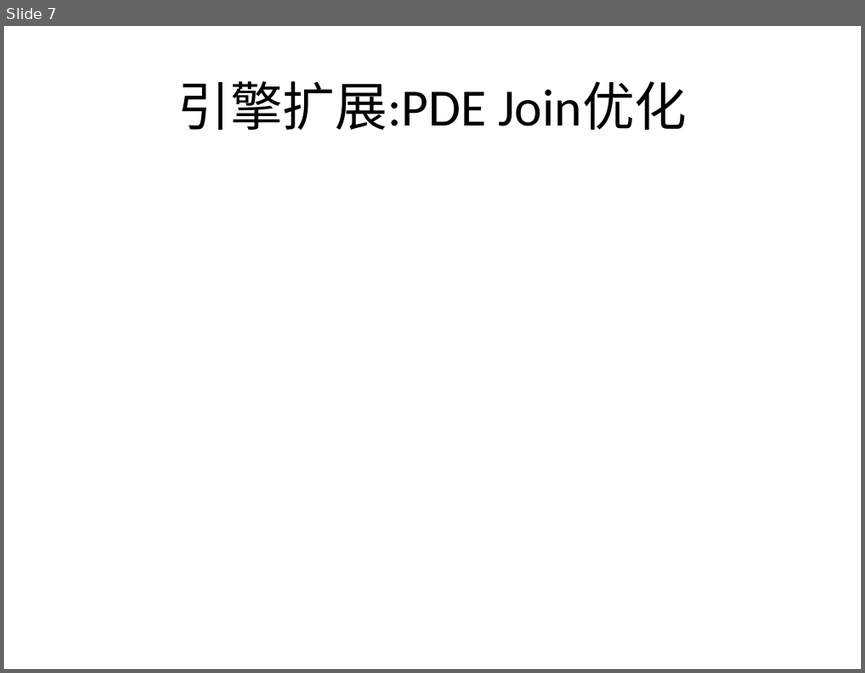
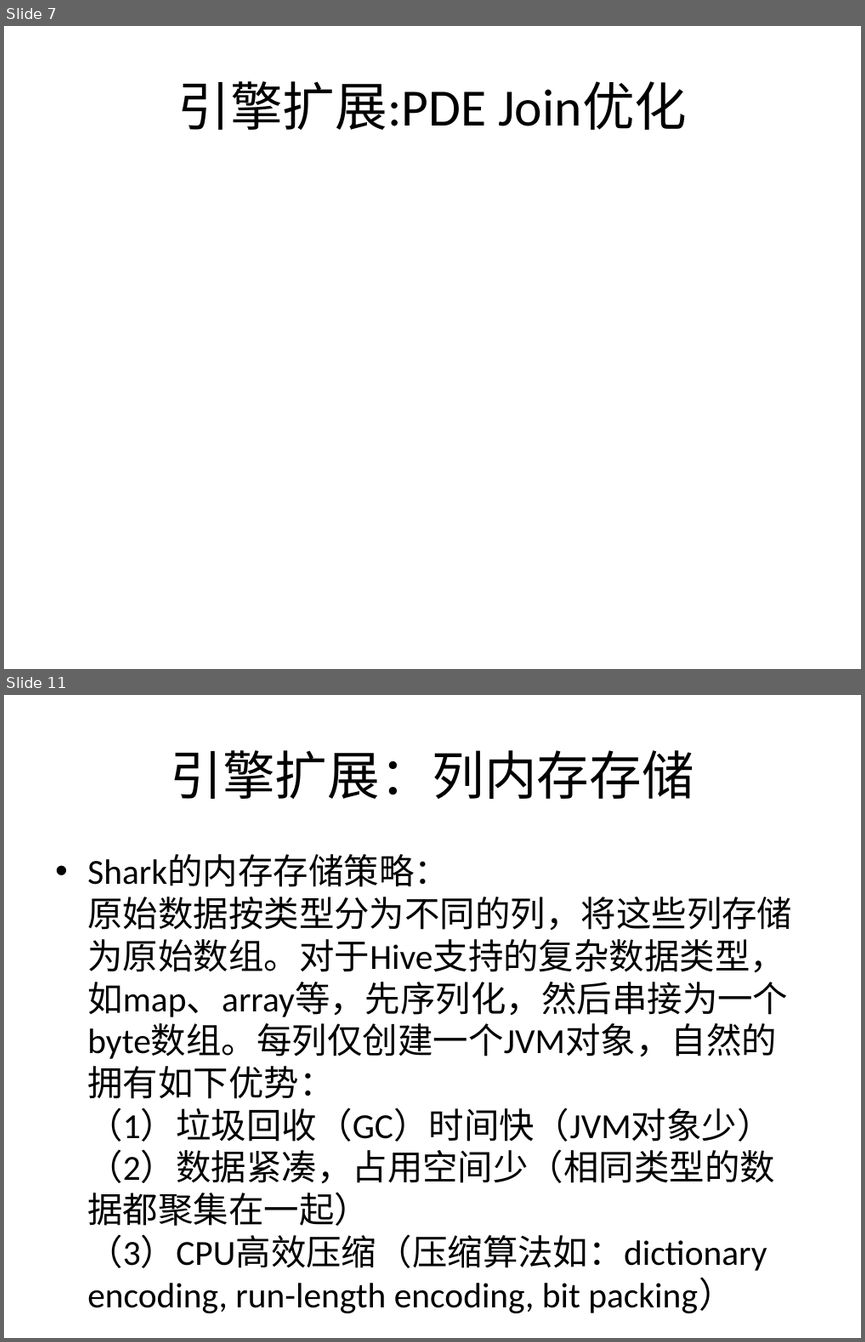
Before and after one commit to wuxingdexian/seminar, a slide deck: shark.pptx. Shown one above the other, each under a label of ours: slide 7 before the commit, slides 7 and 11 after it; the slides between them are not shown. The pictures are 865x673 and 865x1342 pixels, drawn with LibreOffice and Linux fonts; fonts in the diff are those of the drawing. Boxes give left, top, right and bottom in pixels: in the first picture for what was removed or moved away, otherwise in the second. Text is boxed around its words. In the diff, an @@ line names an element or a change of style, - is before the commit and + after.

```diff
--- a/shark.pptx
+++ b/shark.pptx
@@ slide 11 added at <box>4,695,861,1338</box>, background #FFFFFF @@
@@ title added at <box>171,750,694,799</box>, 44 pt, text #000000 @@
+引擎扩展：列内存存储
@@ text added at <box>87,855,792,1270</box>, 29.6 pt, text #000000 @@
+• Shark的内存存储策略：
+  原始数据按类型分为不同的列，将这些列存储为原始数组。对于Hive支持的复杂数据类型，如map、array等，先序列化，然后串接为一个byte数组。每列仅创建一个JVM对象，自然的拥有如下优势：
+  （1）垃圾回收（GC）时间快（JVM对象少）
+  （2）数据紧凑，占用空间少（相同类型的数据都聚集在一起）
+  （3）CPU高效压缩（压缩算法如：dictionary encoding, run-length encoding, bit packing）
```
Also in this commit, not shown: 2 slides changed, 4 other slides added, 1 other file.
